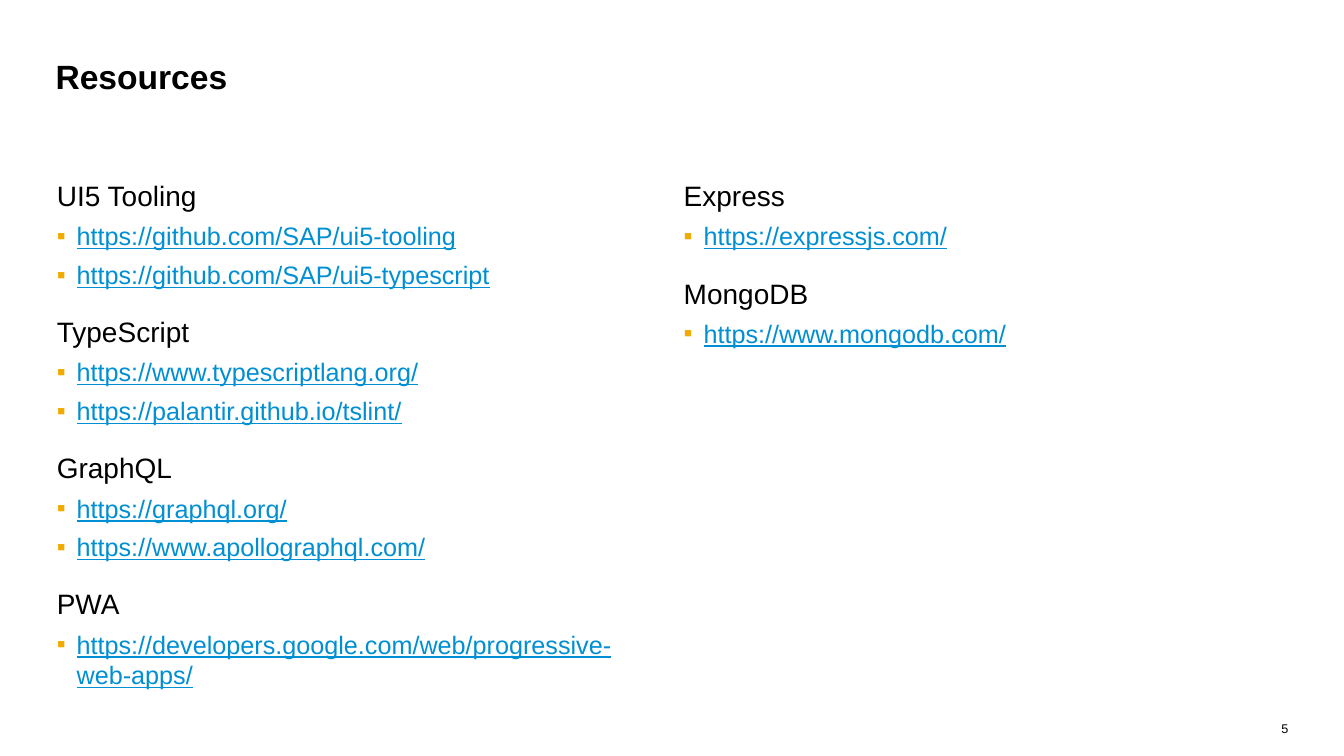
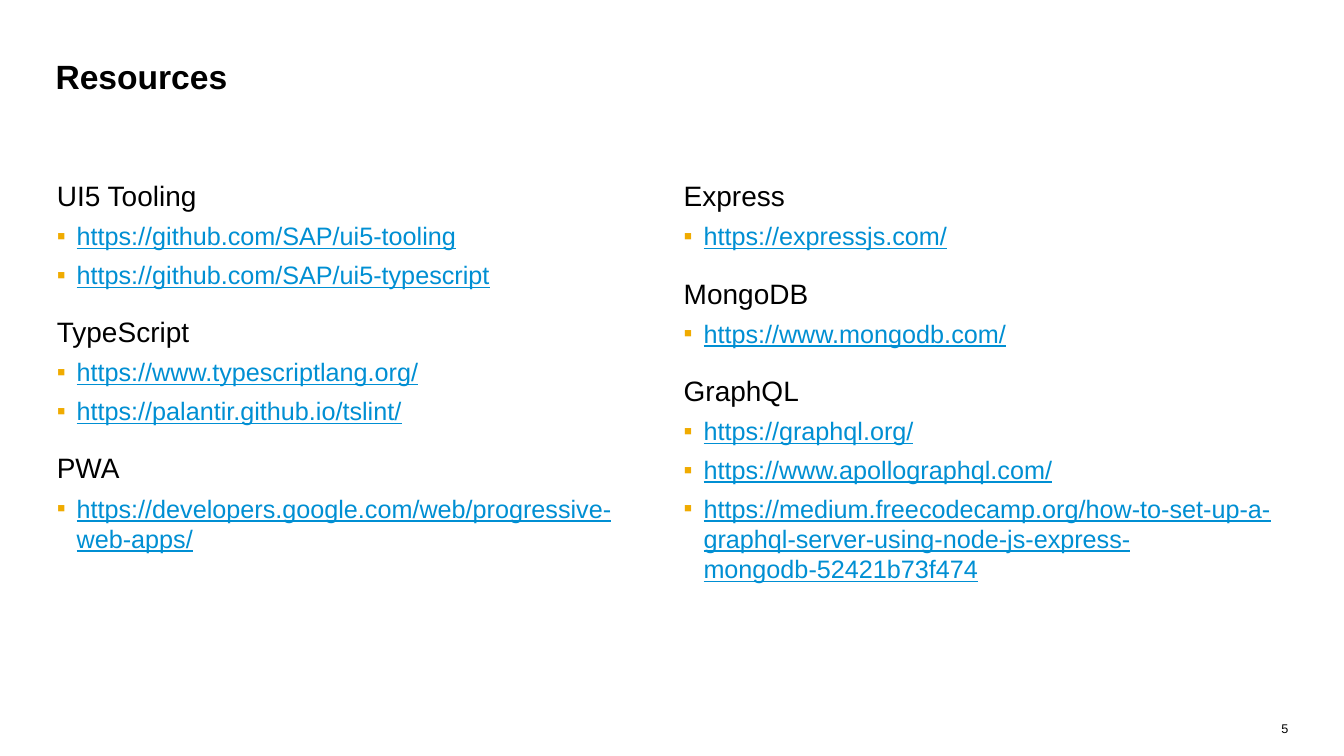
Before and after one commit to d3xter666/ui5con-2019-mean-stack-with-ui5, a slide deck: slide 5 of ui5con2019-mean-stack-ui5.pptx. Drawn at 1344x756 pixels with LibreOffice and Linux fonts; fonts in the diff are those of the drawing. Boxes give left, top, right and bottom in pixels: in the first picture for what was removed or moved away, otherwise in the second. Text is boxed around its words. In the diff, an @@ line names an element or a change of style, - is before the commit and + after.

Commit message:
Updated presentation

```diff
--- a/ui5con2019-mean-stack-ui5.pptx
+++ b/ui5con2019-mean-stack-ui5.pptx
@@ text at (x1=684, y1=380, x2=1271, y2=584): paragraphs added @@
+GraphQL
+  ▪ https://graphql.org/
+  ▪ https://www.apollographql.com/
+  ▪ https://medium.freecodecamp.org/how-to-set-up-a-graphql-server-using-node-js-express-mongodb-52421b73f474
@@ text at (x1=57, y1=457, x2=425, y2=562): paragraphs removed @@
-GraphQL
-  ▪ https://graphql.org/
-  ▪ https://www.apollographql.com/
```
Also in this commit, not shown: 1 other file.
